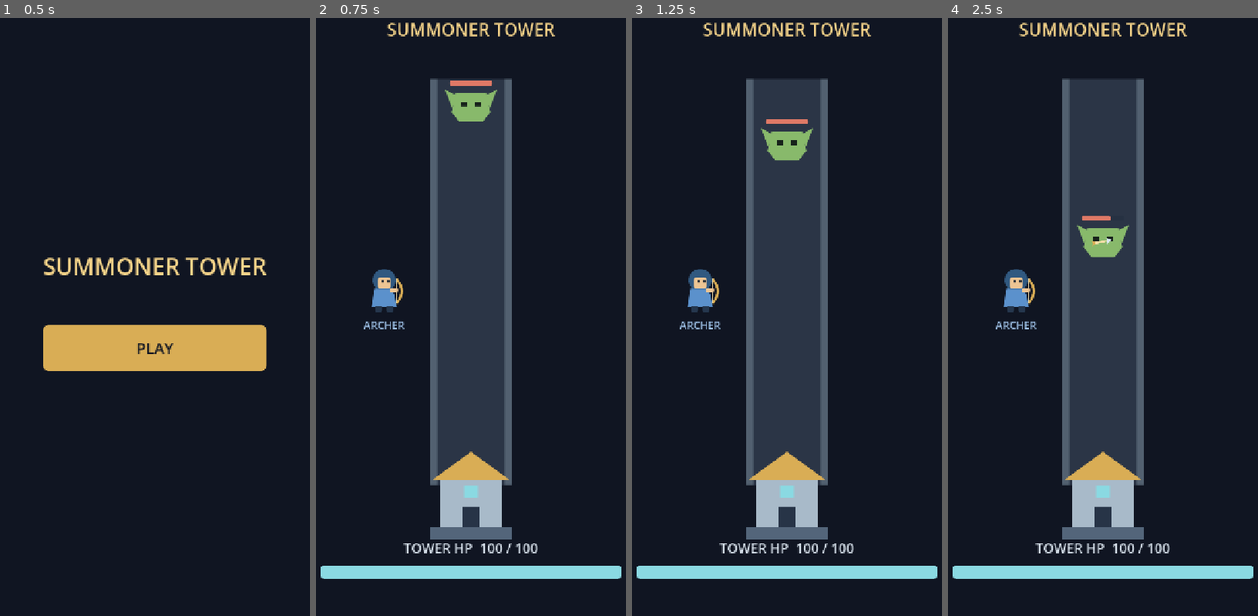
Above: before the commit, frames 1-4 (left to right).
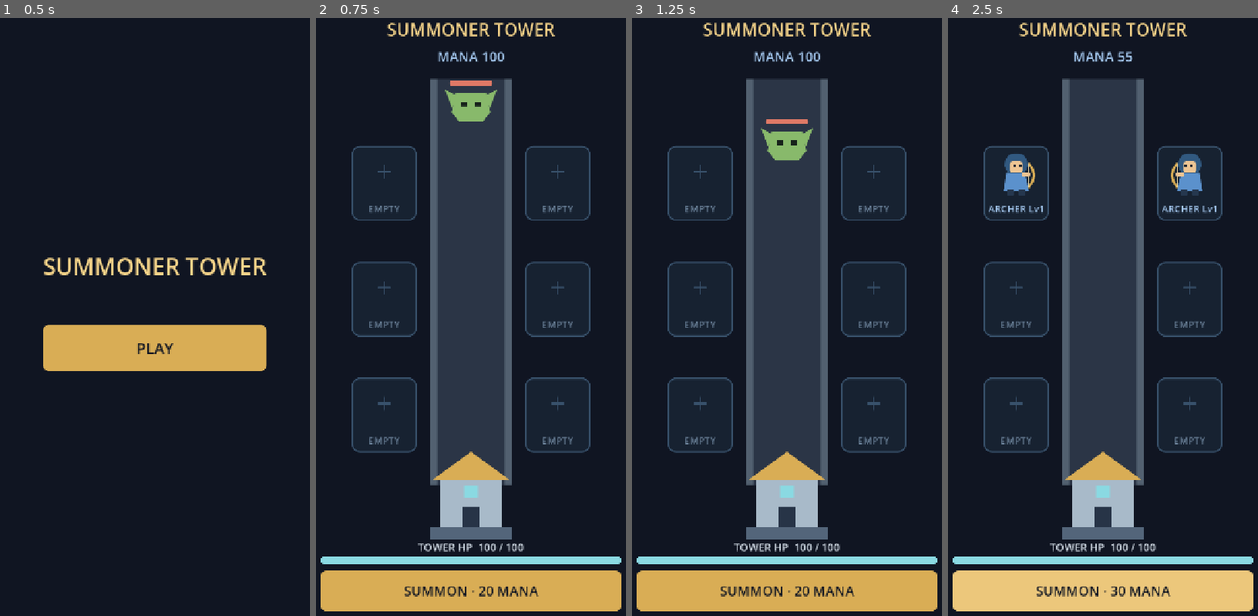
Above: after the commit, the same moments.

Repository: mobigametim-bit/summoner_tower
Game: Godot game, scene res://scenes/main_menu.tscn
Two runs of this game, one before a commit and one after it. Both use one fixed random seed, a clock stepped at 60 frames per second and the inputs below.
Inputs (mouse positions are in pixels of both pictures, inside the frame that each line leads up to):
- Up to frame 1 (0.5 s): no input
- Up to frame 2 (0.75 s): click "PLAY" at 0.5 s
- Up to frame 3 (1.25 s): no input
- Up to frame 4 (2.5 s): click (1103, 592) at 1.25 s, where only the run after the commit has a clickable "SUMMON · 20 MANA"; click (1103, 592) at 2 s, where only the run after the commit has a clickable "SUMMON · 25 MANA"

Frame 1 is identical in both runs. In frame 2, 12% of the frame differs, in the area x 1-99%, y 5-100%; in frame 3, 12%; in frame 4, 14%.

Commit message:
feat: implement six slots and Archer summoning

Diff:
--- /dev/null
+++ b/assets/summon_slot.svg
@@ -0,0 +1,4 @@
+<svg xmlns="http://www.w3.org/2000/svg" width="140" height="160" viewBox="-70 -64 140 160">
+  <rect x="-66" y="-60" width="132" height="152" rx="16" fill="#172231" stroke="#38516b" stroke-width="3"/>
+  <path d="M-12,-8 H12 M0,-20 V4" stroke="#38516b" stroke-width="4" stroke-linecap="round"/>
+</svg>
--- /dev/null
+++ b/resources/balance/summon_config.tres
@@ -0,0 +1,9 @@
+[gd_resource type="Resource" script_class="SummonConfig" format=3 uid="uid://cuks6vm6g65ce"]
+
+[ext_resource type="Script" uid="uid://clcgq6pl8ormp" path="res://scripts/data/summon_config.gd" id="1_d8ikx"]
+
+[resource]
+script = ExtResource("1_d8ikx")
+starting_mana = 100
+initial_cost = 20
+cost_increase = 5
--- a/resources/ui/game_theme.tres
+++ b/resources/ui/game_theme.tres
@@ -1,4 +1,15 @@
 [gd_resource type="Theme" format=3 uid="uid://bufjhwj3mejwx"]
+
+[sub_resource type="StyleBoxFlat" id="StyleBoxFlat_rrhgg"]
+content_margin_left = 24.0
+content_margin_top = 16.0
+content_margin_right = 24.0
+content_margin_bottom = 16.0
+bg_color = Color(0.15294118, 0.20392157, 0.2784314, 1)
+corner_radius_top_left = 12
+corner_radius_top_right = 12
+corner_radius_bottom_right = 12
+corner_radius_bottom_left = 12
 
 [sub_resource type="StyleBoxFlat" id="StyleBoxFlat_q4uia"]
 content_margin_left = 24.0
@@ -66,9 +77,11 @@
 [resource]
 default_font_size = 32
 Button/colors/font_color = Color(0.0627451, 0.08235294, 0.13333334, 1)
+Button/colors/font_disabled_color = Color(0.5803922, 0.6392157, 0.7058824, 1)
 Button/colors/font_focus_color = Color(0.0627451, 0.08235294, 0.13333334, 1)
 Button/colors/font_hover_color = Color(0.0627451, 0.08235294, 0.13333334, 1)
 Button/colors/font_pressed_color = Color(0.0627451, 0.08235294, 0.13333334, 1)
+Button/styles/disabled = SubResource("StyleBoxFlat_rrhgg")
 Button/styles/focus = SubResource("StyleBoxFlat_q4uia")
 Button/styles/hover = SubResource("StyleBoxFlat_wir6v")
 Button/styles/normal = SubResource("StyleBoxFlat_1e81c")
--- a/scenes/archer.tscn
+++ b/scenes/archer.tscn
@@ -17,11 +17,11 @@
 position = Vector2(32, -8)
 
 [node name="NameLabel" type="Label" parent="." unique_id=1040845679]
-offset_left = -64.0
+offset_left = -68.0
 offset_top = 54.0
-offset_right = 64.0
+offset_right = 68.0
 offset_bottom = 86.0
 theme_override_colors/font_color = Color(0.6392157, 0.78039217, 0.93333334, 1)
-theme_override_font_sizes/font_size = 22
-text = "ARCHER"
+theme_override_font_sizes/font_size = 20
+text = "ARCHER Lv1"
 horizontal_alignment = 1
--- a/scenes/game.tscn
+++ b/scenes/game.tscn
@@ -8,6 +8,9 @@
 [ext_resource type="PackedScene" uid="uid://bofw8cla40ece" path="res://scenes/enemy.tscn" id="3_u5sy4"]
 [ext_resource type="Texture2D" uid="uid://m3obcl82lbrw" path="res://assets/arena.svg" id="4_u5sy4"]
 [ext_resource type="PackedScene" uid="uid://4ghsox5owi25" path="res://scenes/archer.tscn" id="6_gee14"]
+[ext_resource type="PackedScene" uid="uid://7utrx5k06gtp" path="res://scenes/summon_slot.tscn" id="6_kvpfn"]
+[ext_resource type="Script" uid="uid://l6tfxq6xwsuh" path="res://scripts/game/summon_manager.gd" id="9_dinhu"]
+[ext_resource type="Resource" uid="uid://cuks6vm6g65ce" path="res://resources/balance/summon_config.tres" id="10_kvuet"]
 
 [sub_resource type="StyleBoxFlat" id="StyleBoxFlat_lnu2h"]
 content_margin_left = 36.0
@@ -46,8 +49,33 @@
 
 [node name="Projectiles" type="Node2D" parent="World" unique_id=1570384389]
 
-[node name="Archer" parent="World" unique_id=1677709423 instance=ExtResource("6_gee14")]
+[node name="Slots" type="Node2D" parent="World" unique_id=987547701]
+
+[node name="Slot1" parent="World/Slots" unique_id=315674392 instance=ExtResource("6_kvpfn")]
+position = Vector2(180, 360)
+
+[node name="Slot2" parent="World/Slots" unique_id=262702249 instance=ExtResource("6_kvpfn")]
+position = Vector2(540, 360)
+slot_index = 2
+faces_left = true
+
+[node name="Slot3" parent="World/Slots" unique_id=1934411132 instance=ExtResource("6_kvpfn")]
 position = Vector2(180, 600)
+slot_index = 3
+
+[node name="Slot4" parent="World/Slots" unique_id=518396065 instance=ExtResource("6_kvpfn")]
+position = Vector2(540, 600)
+slot_index = 4
+faces_left = true
+
+[node name="Slot5" parent="World/Slots" unique_id=1164201984 instance=ExtResource("6_kvpfn")]
+position = Vector2(180, 840)
+slot_index = 5
+
+[node name="Slot6" parent="World/Slots" unique_id=572343835 instance=ExtResource("6_kvpfn")]
+position = Vector2(540, 840)
+slot_index = 6
+faces_left = true
 
 [node name="SpawnTimer" type="Timer" parent="." unique_id=273221870]
 one_shot = true
@@ -91,9 +119,9 @@
 anchor_right = 1.0
 anchor_bottom = 1.0
 offset_left = 48.0
-offset_top = -168.0
+offset_top = -166.0
 offset_right = -48.0
-offset_bottom = -48.0
+offset_bottom = -114.0
 grow_horizontal = 2
 grow_vertical = 0
 mouse_filter = 2
@@ -101,22 +129,54 @@
 [node name="Stack" type="VBoxContainer" parent="Interface/Hud/Health" unique_id=1756145999]
 layout_mode = 2
 mouse_filter = 2
-theme_override_constants/separation = 16
+theme_override_constants/separation = 4
 
 [node name="HealthLabel" type="Label" parent="Interface/Hud/Health/Stack" unique_id=6683040]
 unique_name_in_owner = true
 layout_mode = 2
 theme_override_colors/font_color = Color(0.85490197, 0.89411765, 0.93333334, 1)
+theme_override_font_sizes/font_size = 22
+text = "TOWER HP  100 / 100"
+horizontal_alignment = 1
+
+[node name="HealthBar" type="ProgressBar" parent="Interface/Hud/Health/Stack" unique_id=762233268]
+unique_name_in_owner = true
+custom_minimum_size = Vector2(0, 16)
+layout_mode = 2
+mouse_filter = 2
+show_percentage = false
+
+[node name="ManaLabel" type="Label" parent="Interface/Hud" unique_id=1792798406]
+unique_name_in_owner = true
+layout_mode = 1
+anchors_preset = 10
+anchor_right = 1.0
+offset_left = 32.0
+offset_top = 94.0
+offset_right = -32.0
+offset_bottom = 138.0
+grow_horizontal = 2
+theme_override_colors/font_color = Color(0.6392157, 0.78039217, 0.93333334, 1)
 theme_override_font_sizes/font_size = 28
-text = "TOWER HP  100 / 100"
-horizontal_alignment = 1
-
-[node name="HealthBar" type="ProgressBar" parent="Interface/Hud/Health/Stack" unique_id=762233268]
-unique_name_in_owner = true
-custom_minimum_size = Vector2(0, 28)
-layout_mode = 2
-mouse_filter = 2
-show_percentage = false
+text = "MANA 100"
+horizontal_alignment = 1
+
+[node name="SummonButton" type="Button" parent="Interface/Hud" unique_id=1892588874]
+unique_name_in_owner = true
+custom_minimum_size = Vector2(0, 84)
+layout_mode = 1
+anchors_preset = 12
+anchor_top = 1.0
+anchor_right = 1.0
+anchor_bottom = 1.0
+offset_left = 48.0
+offset_top = -102.0
+offset_right = -48.0
+offset_bottom = -18.0
+grow_horizontal = 2
+grow_vertical = 0
+theme_override_font_sizes/font_size = 28
+text = "SUMMON · 20 MANA"
 
 [node name="GameOverOverlay" type="Control" parent="Interface/Hud" unique_id=1342710346]
 unique_name_in_owner = true
@@ -179,11 +239,19 @@
 custom_minimum_size = Vector2(0, 84)
 layout_mode = 2
 text = "MENU"
+
+[node name="SummonManager" type="Node" parent="." unique_id=1068555550]
+script = ExtResource("9_dinhu")
+config = ExtResource("10_kvuet")
+unit_scene = ExtResource("6_gee14")
 
 [connection signal="destroyed" from="World/Tower" to="." method="_on_tower_destroyed"]
 [connection signal="health_changed" from="World/Tower" to="." method="_on_tower_health_changed"]
 [connection signal="timeout" from="SpawnTimer" to="." method="_spawn_enemy"]
 [connection signal="menu_requested" from="Interface/Hud" to="." method="_on_menu_requested"]
 [connection signal="restart_requested" from="Interface/Hud" to="." method="_on_restart_requested"]
+[connection signal="summon_requested" from="Interface/Hud" to="." method="_on_summon_requested"]
+[connection signal="pressed" from="Interface/Hud/SummonButton" to="Interface/Hud" method="_on_summon_button_pressed"]
 [connection signal="pressed" from="Interface/Hud/GameOverOverlay/Center/Panel/Stack/RestartButton" to="Interface/Hud" method="_on_restart_button_pressed"]
 [connection signal="pressed" from="Interface/Hud/GameOverOverlay/Center/Panel/Stack/MenuButton" to="Interface/Hud" method="_on_menu_button_pressed"]
+[connection signal="state_changed" from="SummonManager" to="Interface/Hud" method="update_summon"]
--- /dev/null
+++ b/scenes/summon_slot.tscn
@@ -0,0 +1,23 @@
+[gd_scene format=3 uid="uid://7utrx5k06gtp"]
+
+[ext_resource type="Script" uid="uid://cy6nolunev6qe" path="res://scripts/game/summon_slot.gd" id="1_khq7p"]
+[ext_resource type="Texture2D" uid="uid://c4aqa615xyf73" path="res://assets/summon_slot.svg" id="2_7ycnf"]
+
+[node name="SummonSlot" type="Node2D" unique_id=315674392]
+script = ExtResource("1_khq7p")
+
+[node name="Visual" type="Sprite2D" parent="." unique_id=1192205008]
+position = Vector2(0, 16)
+texture = ExtResource("2_7ycnf")
+
+[node name="UnitHost" type="Node2D" parent="." unique_id=1947917686]
+
+[node name="EmptyLabel" type="Label" parent="." unique_id=1569170328]
+offset_left = -64.0
+offset_top = 54.0
+offset_right = 64.0
+offset_bottom = 86.0
+theme_override_colors/font_color = Color(0.42745098, 0.5176471, 0.6117647, 1)
+theme_override_font_sizes/font_size = 20
+text = "EMPTY"
+horizontal_alignment = 1
--- a/scripts/combat/archer.gd
+++ b/scripts/combat/archer.gd
@@ -21,6 +21,11 @@
 	_enemies = enemies
 	_projectiles = projectiles
 	_running = true
+
+
+func set_facing_left(faces_left: bool) -> void:
+	$Visual.flip_h = faces_left
+	muzzle.position.x = -absf(muzzle.position.x) if faces_left else absf(muzzle.position.x)
 
 
 func _physics_process(delta: float) -> void:
--- /dev/null
+++ b/scripts/data/summon_config.gd
@@ -0,0 +1,10 @@
+class_name SummonConfig
+extends Resource
+
+@export_range(0, 100000, 1) var starting_mana: int = 0
+@export_range(1, 10000, 1) var initial_cost: int = 1
+@export_range(0, 10000, 1) var cost_increase: int = 0
+
+
+func cost_after(successful_summons: int) -> int:
+	return initial_cost + cost_increase * maxi(successful_summons, 0)
--- a/scripts/game/game_manager.gd
+++ b/scripts/game/game_manager.gd
@@ -11,7 +11,7 @@
 @onready var spawn_point: Marker2D = $World/SpawnPoint
 @onready var enemies: Node2D = $World/Enemies
 @onready var projectiles: Node2D = $World/Projectiles
-@onready var archer: Archer = $World/Archer
+@onready var summon_manager: SummonManager = $SummonManager
 @onready var spawn_timer: Timer = $SpawnTimer
 @onready var hud: GameHud = $Interface/Hud
 
@@ -20,7 +20,7 @@
 
 
 func _ready() -> void:
-	archer.configure(enemies, projectiles)
+	summon_manager.configure($World/Slots, enemies, projectiles)
 	tower.initialize(config.tower_max_health)
 	_spawn_enemy()
 
@@ -51,6 +51,11 @@
 	hud.update_health(current, maximum)
 
 
+func _on_summon_requested() -> void:
+	if state == State.RUNNING:
+		summon_manager.try_summon()
+
+
 func _on_tower_destroyed() -> void:
 	if state != State.RUNNING:
 		return
@@ -62,7 +67,7 @@
 
 func _stop_encounter() -> void:
 	spawn_timer.stop()
-	archer.stop()
+	summon_manager.stop()
 	for projectile: Node in projectiles.get_children():
 		projectile.queue_free()
 	for child: Node in enemies.get_children():
--- /dev/null
+++ b/scripts/game/summon_manager.gd
@@ -0,0 +1,84 @@
+class_name SummonManager
+extends Node
+
+signal state_changed(mana: int, cost: int, occupied: int, capacity: int, available: bool)
+
+@export var config: SummonConfig
+@export var unit_scene: PackedScene
+
+var mana: int = 0
+var successful_summons: int = 0
+
+var _slots: Array[SummonSlot] = []
+var _enemies: Node2D
+var _projectiles: Node2D
+var _running: bool = false
+var _busy: bool = false
+
+
+func configure(slots: Node2D, enemies: Node2D, projectiles: Node2D) -> void:
+	_enemies = enemies
+	_projectiles = projectiles
+	for child: Node in slots.get_children():
+		_slots.append(child as SummonSlot)
+	mana = config.starting_mana
+	successful_summons = 0
+	_running = true
+	_emit_state()
+
+
+func current_cost() -> int:
+	return config.cost_after(successful_summons)
+
+
+func occupied_count() -> int:
+	var occupied: int = 0
+	for slot: SummonSlot in _slots:
+		if not slot.is_empty():
+			occupied += 1
+	return occupied
+
+
+func can_summon() -> bool:
+	return _running and not _busy and mana >= current_cost() and occupied_count() < _slots.size()
+
+
+func try_summon() -> bool:
+	if not can_summon():
+		return false
+
+	var destination: SummonSlot
+	for slot: SummonSlot in _slots:
+		if slot.is_empty():
+			destination = slot
+			break
+	if destination == null:
+		return false
+
+	# Добавление узла вызывает сигналы дерева: исключаем повторный призыв до завершения операции.
+	_busy = true
+	var instance: Node = unit_scene.instantiate()
+	var archer: Archer = instance as Archer
+	if archer == null or not destination.place_unit(archer):
+		instance.free()
+		_busy = false
+		return false
+
+	archer.configure(_enemies, _projectiles)
+	mana -= current_cost()
+	successful_summons += 1
+	_busy = false
+	_emit_state()
+	return true
+
+
+func stop() -> void:
+	_running = false
+	for slot: SummonSlot in _slots:
+		if not slot.is_empty():
+			slot.unit.stop()
+	_emit_state()
+
+
+func _emit_state() -> void:
+	state_changed.emit(mana, current_cost(), occupied_count(), _slots.size(), can_summon())
--- /dev/null
+++ b/scripts/game/summon_slot.gd
@@ -0,0 +1,26 @@
+class_name SummonSlot
+extends Node2D
+
+@export_range(1, 6, 1) var slot_index: int = 1
+@export var faces_left: bool = false
+
+@onready var unit_host: Node2D = $UnitHost
+@onready var empty_label: Label = $EmptyLabel
+
+var unit: Archer
+
+
+func is_empty() -> bool:
+	return not is_instance_valid(unit)
+
+
+func place_unit(archer: Archer) -> bool:
+	if not is_empty() or not is_instance_valid(archer):
+		return false
+
+	unit = archer
+	unit_host.add_child(unit)
+	unit.position = Vector2.ZERO
+	unit.set_facing_left(faces_left)
+	empty_label.hide()
+	return true
--- a/scripts/ui/game_hud.gd
+++ b/scripts/ui/game_hud.gd
@@ -3,12 +3,15 @@
 
 signal restart_requested
 signal menu_requested
+signal summon_requested
 
 @onready var health_bar: ProgressBar = %HealthBar
 @onready var health_label: Label = %HealthLabel
 @onready var game_over_overlay: Control = %GameOverOverlay
 @onready var restart_button: Button = %RestartButton
 @onready var menu_button: Button = %MenuButton
+@onready var mana_label: Label = %ManaLabel
+@onready var summon_button: Button = %SummonButton
 
 
 func update_health(current: int, maximum: int) -> void:
@@ -22,6 +25,16 @@
 	restart_button.grab_focus()
 
 
+func update_summon(mana: int, cost: int, occupied: int, capacity: int, available: bool) -> void:
+	mana_label.text = "MANA %d" % mana
+	if occupied >= capacity:
+		mana_label.text += " / FIELD FULL"
+	elif mana < cost:
+		mana_label.text += " / NEED %d" % cost
+	summon_button.text = "SUMMON · %d MANA" % cost
+	summon_button.disabled = not available
+
+
 func set_actions_enabled(enabled: bool) -> void:
 	restart_button.disabled = not enabled
 	menu_button.disabled = not enabled
@@ -33,3 +46,7 @@
 
 func _on_menu_button_pressed() -> void:
 	menu_requested.emit()
+
+
+func _on_summon_button_pressed() -> void:
+	summon_requested.emit()
--- a/tests/scenarios/feature_1_tower_enemy.json
+++ b/tests/scenarios/feature_1_tower_enemy.json
@@ -3,9 +3,6 @@
   "scene": "res://scenes/game.tscn",
   "keep_running": true,
   "steps": [
-    {
-      "set": { "path": "World/Archer", "props": { "attack_enabled": false } }
-    },
     {
       "assert": "get_node('World/Tower').current_health == 100",
       "message": "Tower starts with full HP"
--- a/tests/scenarios/feature_2_archer_defense.json
+++ b/tests/scenarios/feature_2_archer_defense.json
@@ -3,6 +3,9 @@
   "scene": "res://scenes/game.tscn",
   "keep_running": true,
   "steps": [
+    {
+      "call": { "path": "SummonManager", "method": "try_summon" }
+    },
     {
       "assert": "get_node('World/Tower').current_health == 100"
     },
--- /dev/null
+++ b/tests/scenarios/feature_3_capacity_restart.json
@@ -0,0 +1,85 @@
+{
+  "name": "Feature 3: six slots, rejection and restart",
+  "scene": "res://scenes/game.tscn",
+  "keep_running": true,
+  "steps": [
+    {
+      "set": {
+        "path": "SummonManager",
+        "props": {
+          "mana": 1000
+        }
+      }
+    },
+    {
+      "call": {
+        "path": "SummonManager",
+        "method": "try_summon"
+      }
+    },
+    {
+      "call": {
+        "path": "SummonManager",
+        "method": "try_summon"
+      }
+    },
+    {
+      "call": {
+        "path": "SummonManager",
+        "method": "try_summon"
+      }
+    },
+    {
+      "call": {
+        "path": "SummonManager",
+        "method": "try_summon"
+      }
+    },
+    {
+      "call": {
+        "path": "SummonManager",
+        "method": "try_summon"
+      }
+    },
+    {
+      "call": {
+        "path": "SummonManager",
+        "method": "try_summon"
+      }
+    },
+    {
+      "assert": "get_node('SummonManager').occupied_count() == 6 and get_node('SummonManager').successful_summons == 6 and get_node('SummonManager').mana == 805 and get_node('SummonManager').current_cost() == 50 and get_node('Interface/Hud/SummonButton').disabled"
+    },
+    {
+      "assert": "not get_node('SummonManager').try_summon()"
+    },
+    {
+      "assert": "get_node('SummonManager').mana == 805 and get_node('SummonManager').occupied_count() == 6 and get_node('SummonManager').current_cost() == 50"
+    },
+    {
+      "call": {
+        "path": "World/Tower",
+        "method": "take_damage",
+        "args": [
+          100
+        ]
+      }
+    },
+    {
+      "assert": "state == 1 and not get_node('SummonManager').try_summon() and get_node('Interface/Hud/SummonButton').disabled"
+    },
+    {
+      "input": [
+        {
+          "click_node": "Interface/Hud/GameOverOverlay/Center/Panel/Stack/RestartButton"
+        }
+      ]
+    },
+    {
+      "assert": "state == 0 and get_node('SummonManager').mana == 100 and get_node('SummonManager').current_cost() == 20 and get_node('SummonManager').occupied_count() == 0 and get_node('World/Projectiles').get_child_count() == 0 and get_node('World/Tower').current_health == 100 and not get_node('Interface/Hud/SummonButton').disabled"
+    },
+    {
+      "assert_no_errors": true
+    }
+  ]
+}
--- /dev/null
+++ b/tests/scenarios/feature_3_summon_economy.json
@@ -0,0 +1,61 @@
+{
+  "name": "Feature 3: summon economy and insufficient mana",
+  "scene": "res://scenes/game.tscn",
+  "keep_running": true,
+  "steps": [
+    {
+      "assert": "get_node('SummonManager').mana == 100 and get_node('SummonManager').current_cost() == 20 and get_node('SummonManager').occupied_count() == 0 and get_node('World/Slots').get_child_count() == 6 and not get_node('Interface/Hud/SummonButton').disabled"
+    },
+    {
+      "input": [
+        {
+          "click_node": "Interface/Hud/SummonButton"
+        }
+      ]
+    },
+    {
+      "assert": "get_node('SummonManager').mana == 80 and get_node('SummonManager').current_cost() == 25 and get_node('SummonManager').occupied_count() == 1 and not get_node('World/Slots/Slot1').is_empty()"
+    },
+    {
+      "input": [
+        {
+          "click_node": "Interface/Hud/SummonButton"
+        }
+      ]
+    },
+    {
+      "assert": "get_node('SummonManager').mana == 55 and get_node('SummonManager').current_cost() == 30 and get_node('SummonManager').occupied_count() == 2 and not get_node('World/Slots/Slot2').is_empty()"
+    },
+    {
+      "input": [
+        {
+          "click_node": "Interface/Hud/SummonButton"
+        },
+        {
+          "click_node": "Interface/Hud/SummonButton"
+        },
+        {
+          "click_node": "Interface/Hud/SummonButton"
+        }
+      ]
+    },
+    {
+      "assert": "get_node('SummonManager').mana == 25 and get_node('SummonManager').current_cost() == 35 and get_node('SummonManager').successful_summons == 3 and get_node('SummonManager').occupied_count() == 3 and get_node('Interface/Hud/SummonButton').disabled"
+    },
+    {
+      "assert": "not get_node('SummonManager').try_summon()"
+    },
+    {
+      "assert": "get_node('SummonManager').mana == 25 and get_node('SummonManager').current_cost() == 35 and get_node('SummonManager').occupied_count() == 3"
+    },
+    {
+      "wait": 5
+    },
+    {
+      "assert": "get_node('World/Tower').current_health == 100 and get_node('SummonManager').mana == 25 and state == 0"
+    },
+    {
+      "assert_no_errors": true
+    }
+  ]
+}
Not shown, added: assets/summon_slot.svg.import
Not shown, added: scripts/data/summon_config.gd.uid
Not shown, added: scripts/game/summon_manager.gd.uid
Not shown, added: scripts/game/summon_slot.gd.uid
Not shown, changed: docs/DEVELOPMENT_PLAN.md
Not shown, added: docs/done/FEATURE_3_SUMMONING.md
